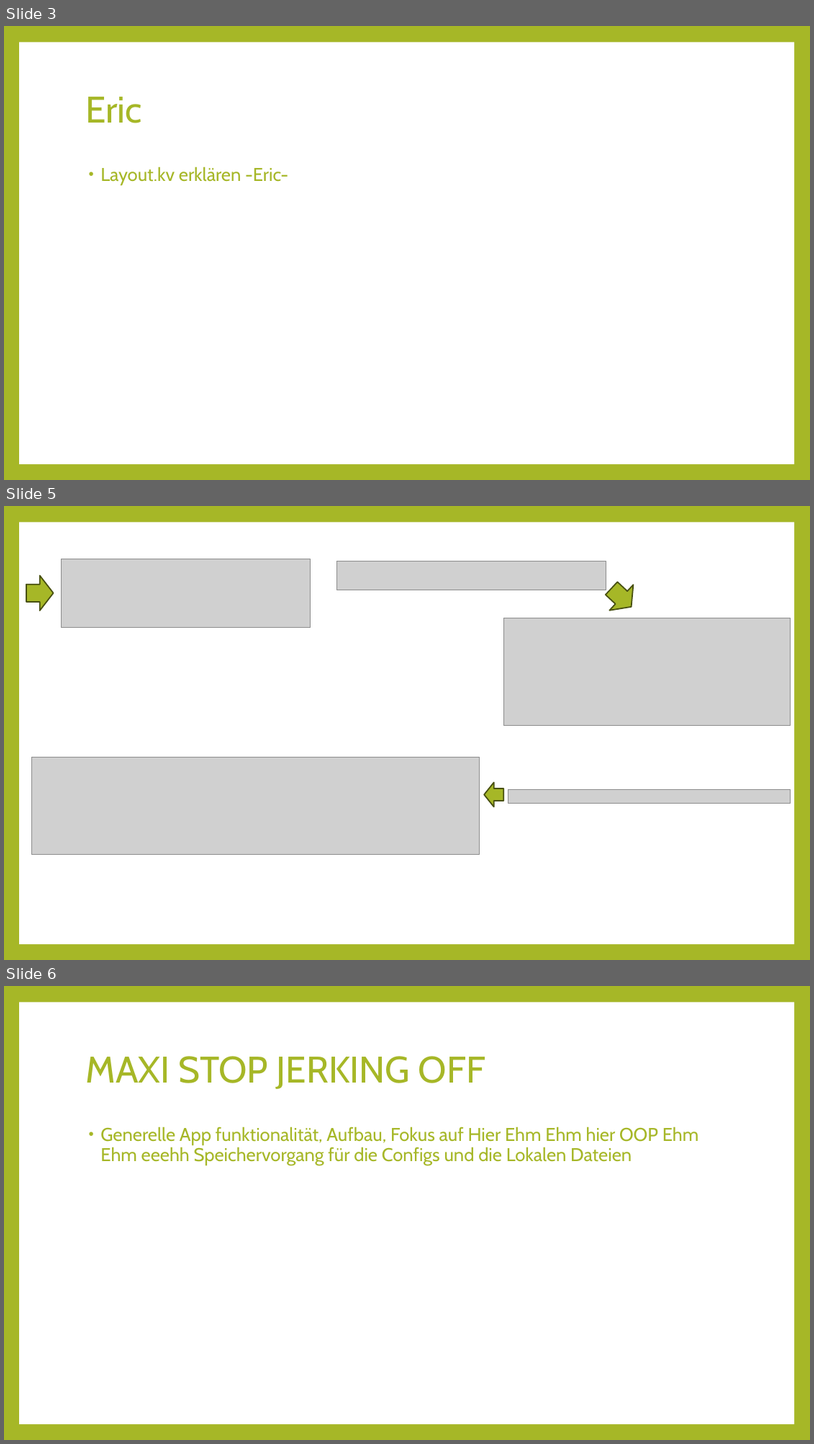
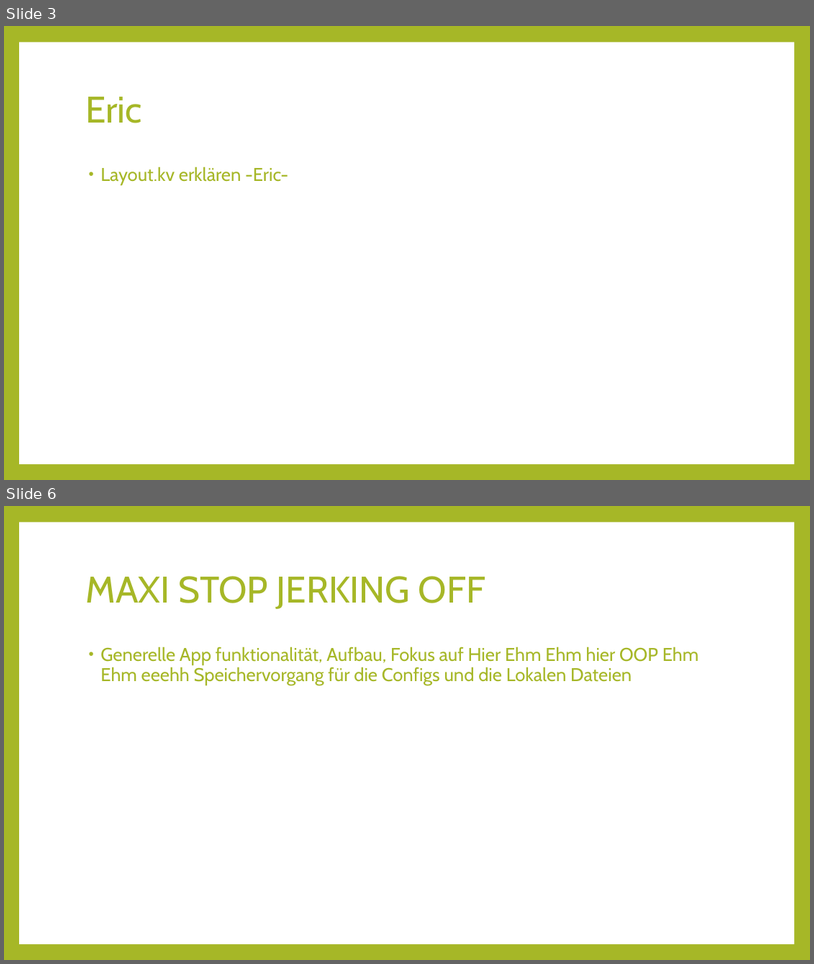
Before and after one commit to errorsHurt/KivyTodoList, a slide deck: Dokumentation/Kivy Präsi.pptx. Shown one above the other, each under a label of ours: slides 3, 5 and 6 before the commit, slides 3 and 6 after it; the slides between them are not shown. The pictures are 814x1444 and 814x964 pixels, drawn with LibreOffice and Linux fonts; fonts in the diff are those of the drawing; grey boxes stand for pictures. Boxes give left, top, right and bottom in pixels: in the first picture for what was removed or moved away, otherwise in the second. Text is boxed around its words. In the diff, an @@ line names an element or a change of style, - is before the commit and + after.

```diff
--- a/Dokumentation/Kivy Präsi.pptx
+++ b/Dokumentation/Kivy Präsi.pptx
@@ slide 5 removed at [4,506,810,960], background #A6B727; not listed: 1 template element that a slide beside it also shows @@
@@ picture removed at [61,559,311,627] @@
@@ picture removed at [337,561,606,590] @@
@@ right arrow removed at [26,576,54,610] @@
@@ right arrow removed at [600,575,644,620] @@
@@ picture removed at [504,618,790,726] @@
@@ picture removed at [32,757,479,854] @@
@@ right arrow removed at [484,782,504,807] @@
@@ picture removed at [508,789,790,803] @@
```
Also in this commit, not shown: 1 slide changed, 1 slide added.
